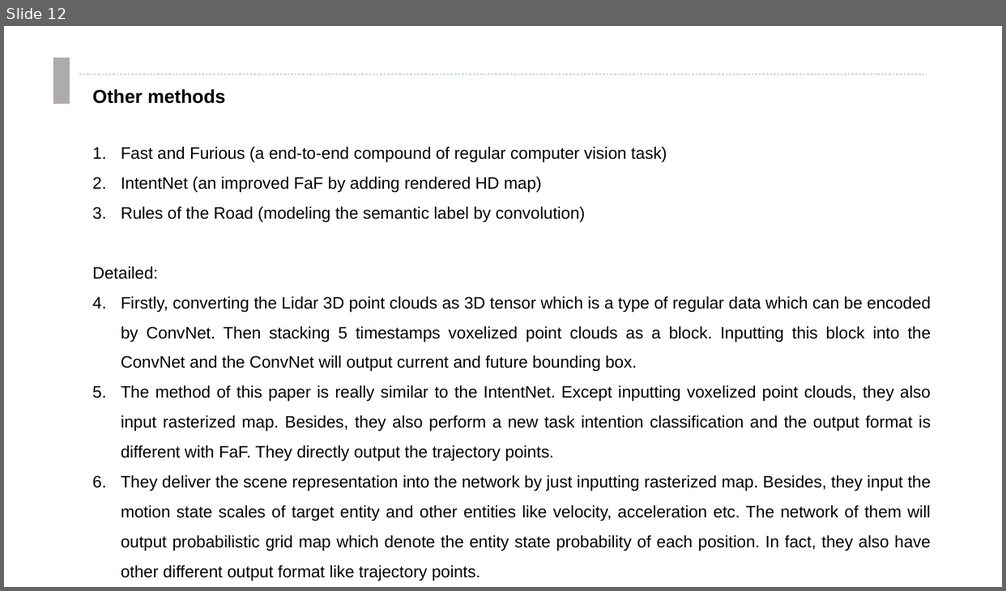
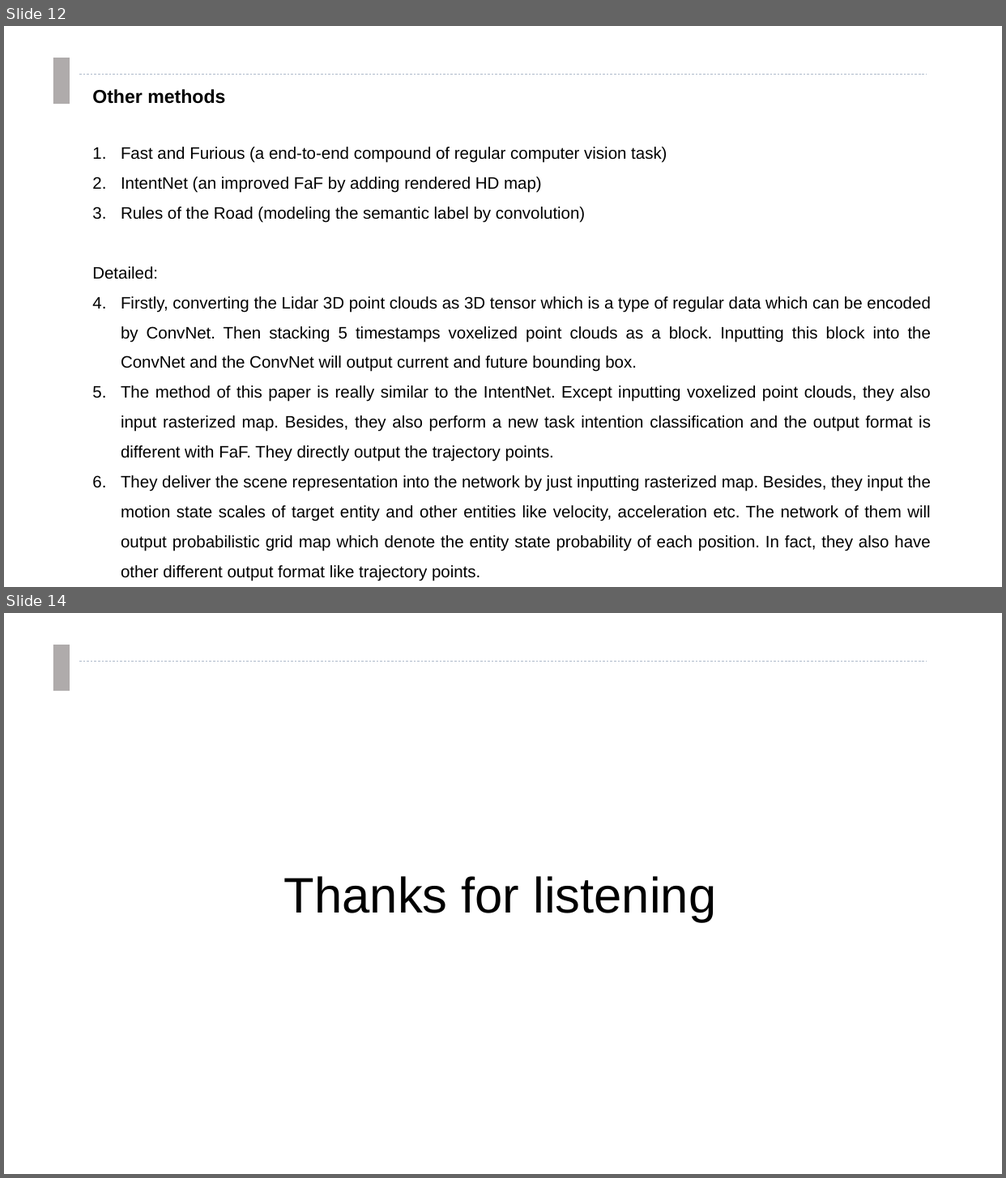
Before and after one commit to clownrat6/VectorNet, a slide deck: material/presentation.pptx. Shown one above the other, each under a label of ours: slide 12 before the commit, slides 12 and 14 after it; the slides between them are not shown. The pictures are 1006x591 and 1006x1178 pixels, drawn with LibreOffice and Linux fonts; fonts in the diff are those of the drawing. Boxes give left, top, right and bottom in pixels: in the first picture for what was removed or moved away, otherwise in the second. Text is boxed around its words. In the diff, an @@ line names an element or a change of style, - is before the commit and + after.

```diff
--- a/material/presentation.pptx
+++ b/material/presentation.pptx
@@ slide 14 added at [4,613,1002,1174], background #FFFFFF @@
@@ rectangle added at [53,645,70,691], fill #AFABAB @@
@@ line added from (79, 661) to (927, 661), #ADB9CA 0.5 pt dashed @@
@@ text added at [284,876,717,922], 48 pt, text #000000 @@
+Thanks for listening
```
Also in this commit, not shown: 6 slides changed, 1 other file.
